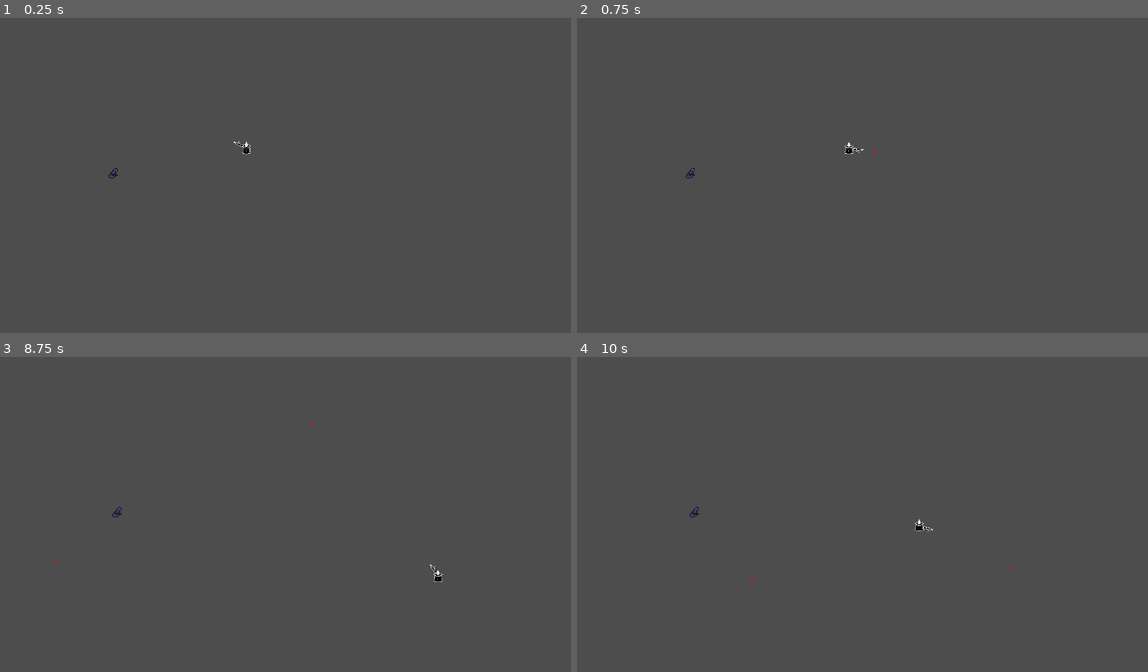
Above: before the commit, frames 1-4 (two rows, left to right).
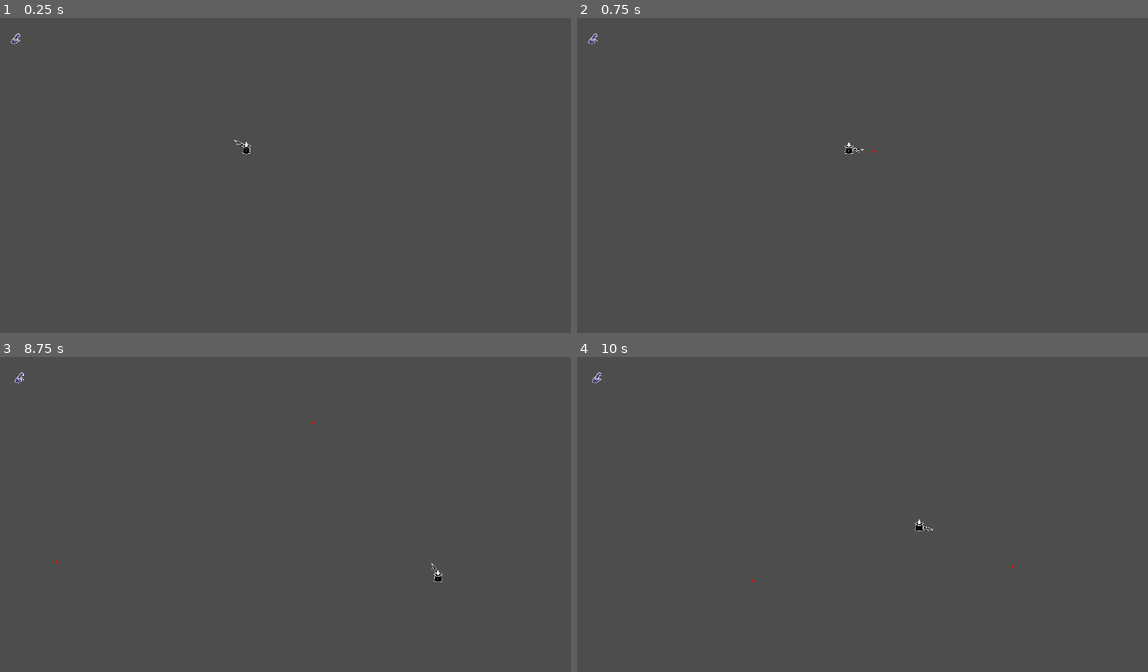
Above: after the commit, the same moments.

Repository: pablopenna/out-of-philosophers-stones
Game: Godot game, scene res://scenes/main.tscn
Same seed, same stepped clock (60 frames per second), same inputs: the game is played once before the commit and once after it.
Inputs (mouse positions are in pixels of both pictures, inside the frame that each line leads up to):
- Up to frame 1 (0.25 s): no input
- Up to frame 2 (0.75 s): tap Enter at 0.5 s; move the mouse to (993, 159) at 0.52 s; hold D (move_right) from 0.53 s (still down); click (993, 159) at 0.6 s
- Up to frame 3 (8.75 s): move the mouse to (177, 533) at 1.27 s; release D (move_right) at 1.28 s; hold S (move_down) 1.28-2.03 s; click (177, 533) at 1.35 s; move the mouse to (348, 445) at 2.02 s; hold D (move_right) 2.03-2.78 s; click (348, 445) at 2.1 s; move the mouse to (262, 580) at 2.77 s; hold W (move_up) 2.78-3.53 s; click (262, 580) at 2.85 s; move the mouse to (468, 564) at 3.52 s; hold A (move_left) 3.53-5.03 s; click (468, 564) at 3.6 s; move the mouse to (114, 467) at 4.27 s; click (114, 467) at 4.35 s; move the mouse to (319, 517) at 5.02 s; hold S (move_down) 5.03-5.78 s; click (319, 517) at 5.1 s; tap Space at 5.75 s; move the mouse to (205, 435) at 5.77 s; hold D (move_right) 5.78-6.53 s; click (205, 435) at 5.85 s; move the mouse to (416, 498) at 6.52 s; hold W (move_up) 6.53-7.28 s; click (416, 498) at 6.6 s; move the mouse to (177, 533) at 7.27 s; hold D (move_right) 7.28-8.03 s; click (177, 533) at 7.35 s; move the mouse to (348, 445) at 8.02 s; hold S (move_down) from 8.03 s (still down); click (348, 445) at 8.1 s
- Up to frame 4 (10 s): move the mouse to (839, 580) at 8.77 s; release S (move_down) at 8.78 s; hold A (move_left) 8.78-9.53 s; click (839, 580) at 8.85 s; move the mouse to (1045, 564) at 9.52 s; hold W (move_up) from 9.53 s (still down); click (1045, 564) at 9.6 s

The runs differ from the first frame. In frame 1, less than 0.1% of the frame differs, in the area x 1-43%, y 4-51%; in frame 2, less than 0.1%; in frame 3, less than 0.1%; in frame 4, less than 0.1%.

Commit message:
flip gun when pointing to the left

Diff:
--- a/scenes/enemy/enemy.tscn
+++ b/scenes/enemy/enemy.tscn
@@ -1,7 +1,7 @@
 [gd_scene load_steps=11 format=3 uid="uid://ca6023cmew22i"]
 
 [ext_resource type="Script" path="res://scenes/enemy/enemy.gd" id="1_ia8fh"]
-[ext_resource type="Texture2D" uid="uid://d3wr5koavnkxf" path="res://art/enemy.png" id="2_7lc48"]
+[ext_resource type="Texture2D" uid="uid://byjnrfygc86ly" path="res://art/enemy_white_outline.png" id="2_8b7d0"]
 [ext_resource type="Script" path="res://scenes/common/state_manager.gd" id="3_slk6d"]
 [ext_resource type="Script" path="res://scenes/enemy/states/idle.gd" id="4_374nb"]
 [ext_resource type="PackedScene" uid="uid://bvhpvjcuqvn16" path="res://scenes/hurtbox/hurtbox.tscn" id="5_qtfyk"]
@@ -47,7 +47,7 @@
 shape = SubResource("RectangleShape2D_nhs8a")
 
 [node name="Sprite2D" type="Sprite2D" parent="."]
-texture = ExtResource("2_7lc48")
+texture = ExtResource("2_8b7d0")
 hframes = 5
 frame = 4
 
--- a/scenes/gun/gun.gd
+++ b/scenes/gun/gun.gd
@@ -5,6 +5,7 @@
 @export var bullet_damage: int = 1
 @export var bullet_creation_point: Node2D
 @export_flags_2d_physics var projectile_scanned_layer: int
+@export var sprite: Sprite2D
 
 func _ready() -> void:
 	projectile_shooter.projectile_scanned_layer = projectile_scanned_layer
@@ -20,6 +21,11 @@
 
 	rotation = rotation_to_mouse
 
+	if abs(rotation_degrees) > 90:
+		sprite.flip_v = true
+	else:
+		sprite.flip_v = false
+
 func _shoot() -> void:
 	var mouse_position: Vector2 = get_global_mouse_position()
 	var direction_to_mouse: Vector2 = bullet_creation_point.global_position.direction_to(mouse_position)
--- a/scenes/gun/gun.tscn
+++ b/scenes/gun/gun.tscn
@@ -4,11 +4,12 @@
 [ext_resource type="Script" path="res://scenes/gun/gun.gd" id="1_u7sx3"]
 [ext_resource type="PackedScene" uid="uid://b8yls0byl10aq" path="res://scenes/projectile/projectile_shooter.tscn" id="3_mr34k"]
 
-[node name="Gun" type="Node2D" node_paths=PackedStringArray("projectile_shooter", "bullet_creation_point")]
+[node name="Gun" type="Node2D" node_paths=PackedStringArray("projectile_shooter", "bullet_creation_point", "sprite")]
 script = ExtResource("1_u7sx3")
 projectile_shooter = NodePath("ProjectileShooter")
 bullet_speed = 500
 bullet_creation_point = NodePath("BulletCreationPoint")
+sprite = NodePath("Sprite2D")
 
 [node name="Sprite2D" type="Sprite2D" parent="."]
 position = Vector2(25, 2)
--- a/scenes/main.tscn
+++ b/scenes/main.tscn
@@ -1,12 +1,17 @@
-[gd_scene load_steps=3 format=3 uid="uid://cgr1cp3u4fqks"]
+[gd_scene load_steps=4 format=3 uid="uid://cgr1cp3u4fqks"]
 
 [ext_resource type="PackedScene" uid="uid://p143u0yu7cua" path="res://scenes/player/player.tscn" id="1_6ulhn"]
+[ext_resource type="Texture2D" uid="uid://b565nqi88eb6f" path="res://art/background.png" id="1_q7itl"]
 [ext_resource type="PackedScene" uid="uid://ca6023cmew22i" path="res://scenes/enemy/enemy.tscn" id="2_jxpoc"]
 
 [node name="Main" type="Node2D"]
+
+[node name="Background" type="Sprite2D" parent="."]
+position = Vector2(683, 384)
+texture = ExtResource("1_q7itl")
 
 [node name="Player" parent="." instance=ExtResource("1_6ulhn")]
 position = Vector2(579, 316)
 
 [node name="Enemy" parent="." instance=ExtResource("2_jxpoc")]
-position = Vector2(266, 372)
+position = Vector2(37, 55)
Binary file added: art/enemy_white_outline.png
Not shown, added: art/enemy_white_outline.png.import
